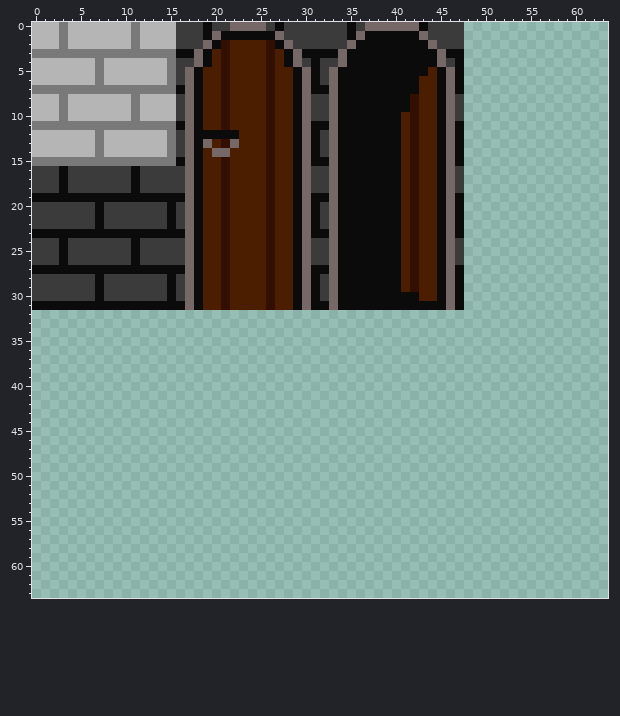
Edited in one commit: pixel-art sprite (res/textures/blocks.png). Above: the version before the commit.
The file is 64x64 pixels. Colours within 5 levels of each other are drawn and written as one.
After:
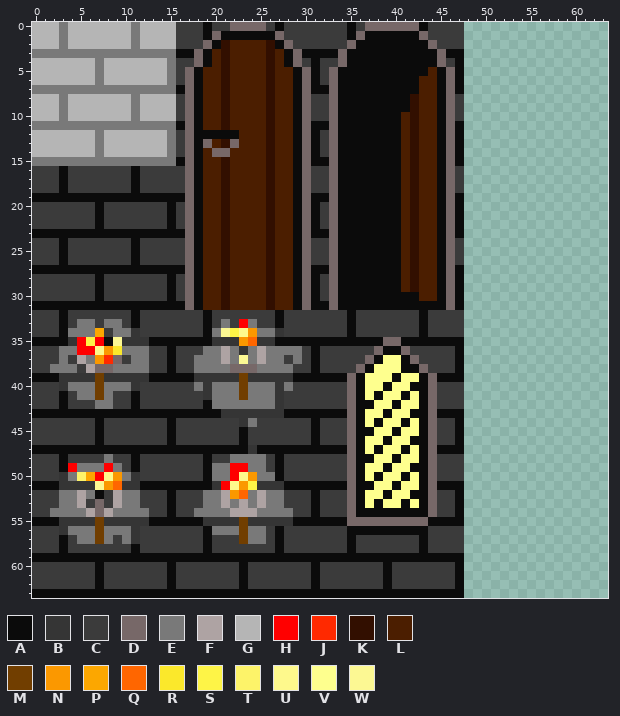
Palette (. is transparent): A #0b0b0b  B #353535  C #3b3b3b  D #776868  E #797979  F #aea3a3  G #b5b5b5  H #ff0000  J #ff2900  K #320f00  L #4b1e00  M #713e00  N #fb9800  P #fca700  Q #ff6600  R #fbe82b  S #fef447  T #fdf369  U #fef98c  V #feff8e  W #fcf893
Author's note on the commit: Added BlockTorch class
The exact change:
Changed rows in their new state; - is an unchanged pixel.
first column x 0:
32 CCCACCCCCCCACCCCCCCACCCCCCCACCCCCCCACCCCCCCACCCC
33 CCCACEECEECACCCCCCCACECHECCACCCCCCCACCCCCCCACCCC
34 CCCAEEEPCEEBCCCCCCCAEWSUNEEBCCCCCCCACCCCCCCACCCC
35 AAAABHSHAWBBBAAAAAAABBBNQBBAAAAAAAAAAAADDAAAAAAA
36 CCCEEHHUNREEECCACCCEEFEBEFEEEECACCCCCCDAADCCCCCA
37 CCCECFENJDCEECCACCEEEFEWEFEECECACCCCCDAVVADCCCCA
38 CCEEECFDDEEEECCACCEEEEDDDEEEECCACCCCDAVVVAADCCCA
39 AAABBBBMBBBBBAAAAABBBBBMBBBBBAAAAAADAVVVAVVADAAA
40 CCCBEEEMEEEBCCCCCCEBEEEMEEEBECCCCCCDAVVAVVAADCCC
41 CCCACEEMECCACCCCCCCBEEEMEEEBCCCCCCCDAVAVVAVADCCC
42 CCCACCCEECCACCCCCCCAEEEEEEEBCCCCCCCDAAVVAVVADCCC
43 AAAAAAAAAAAAAAAAAAAAABBBBBBBAAAAAAADAVVAVVAADAAA
44 CCCCCCCACCCCCCCACCCCCCCBECCCCCCACCCDAVAVVAVADCCA
45 CCCCCCCACCCCCCCACCCCCCCACCCCCCCACCCDAAVVAVVADCCA
46 CCCCCCCACCCCCCCACCCCCCCACCCCCCCACCCDAVVAVVAADCCA
47 AAAAAAAAAAAAAAAAAAAAAAAABAAAAAAAAAADAVAVVAVADAAA
48 CCCACCCCECCACCCCCCCACCEEEECACCCCCCCDAAVVAVVADCCC
49 CCCAHEEEHECACCCCCCCAEEHHEECACCCCCCCDAVVAVVAADCCC
50 CCCBETPHUNEBCCCCCCCAEEHUNEEACCCCCCCDAVAVVAVADCCC
51 AAABBBBWNQBBAAAAAAAABHUNSBBBAAAAAAADAAVVAVVADAAA
52 CCCEEFEACFEECCCACCCEEFNQEFEECCCACCCDAVVAVVAADCCA
53 CCCEEFCDCFEECCCACCCEEFEFEFEECCCACCCDAVAVVAVADCCA
54 CCEEEEFDFEEEECCACCEEEEFFFEEEECCACCCDAAAAAAAADCCA
55 AAABBBBMBBBBBAAAAAABBBBMBBBBBAAAAAADDDDDDDDDAAAA
56 CCCBEEEMEEEBCCCCCCCAEEEMEECACCCCCCCAAAAAAAAACCCC
57 CCCACEEMECEBCCCCCCCACCCMEECACCCCCCCACCCCCCCACCCC
58 CCCACCCCCCCACCCCCCCACCCCCCCACCCCCCCACCCCCCCACCCC
59 AAAAAAAAAAAAAAAAAAAAAAAAAAAAAAAAAAAAAAAAAAAAAAAA
60 CCCCCCCACCCCCCCACCCCCCCACCCCCCCACCCCCCCACCCCCCCA
61 CCCCCCCACCCCCCCACCCCCCCACCCCCCCACCCCCCCACCCCCCCA
62 CCCCCCCACCCCCCCACCCCCCCACCCCCCCACCCCCCCACCCCCCCA
63 AAAAAAAAAAAAAAAAAAAAAAAAAAAAAAAAAAAAAAAAAAAAAAAA
Boxes around the changes in both pictures, in picture pixels (x1, y1, x2, y2):
added: (32, 310, 464, 598)
